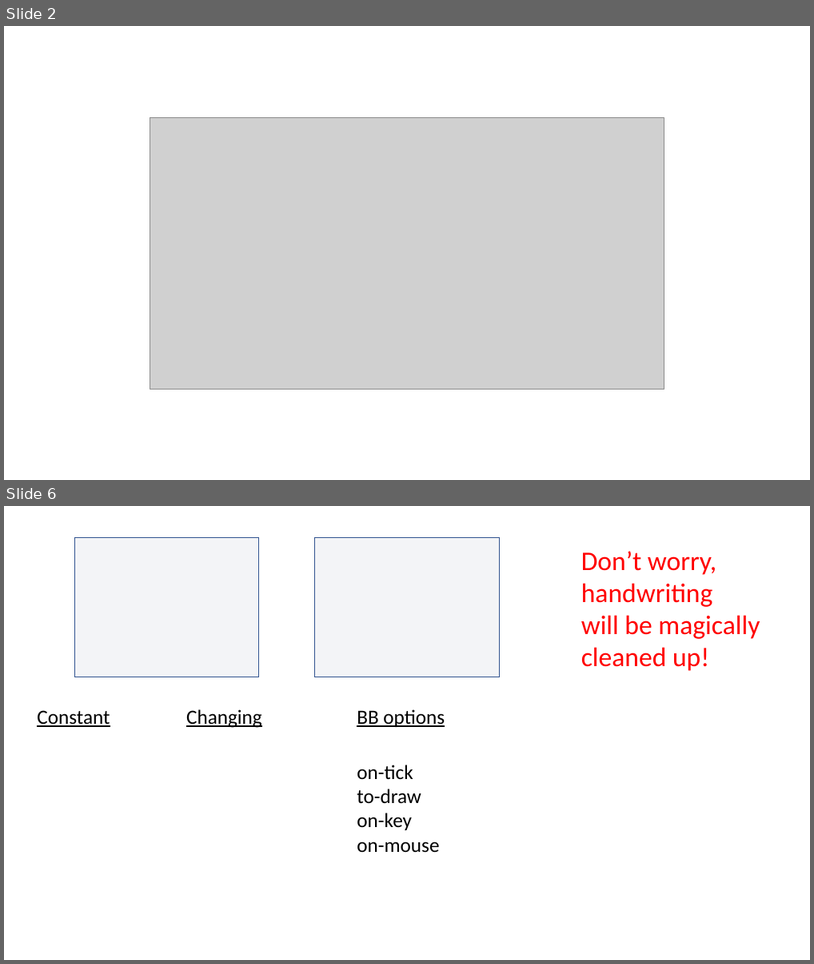
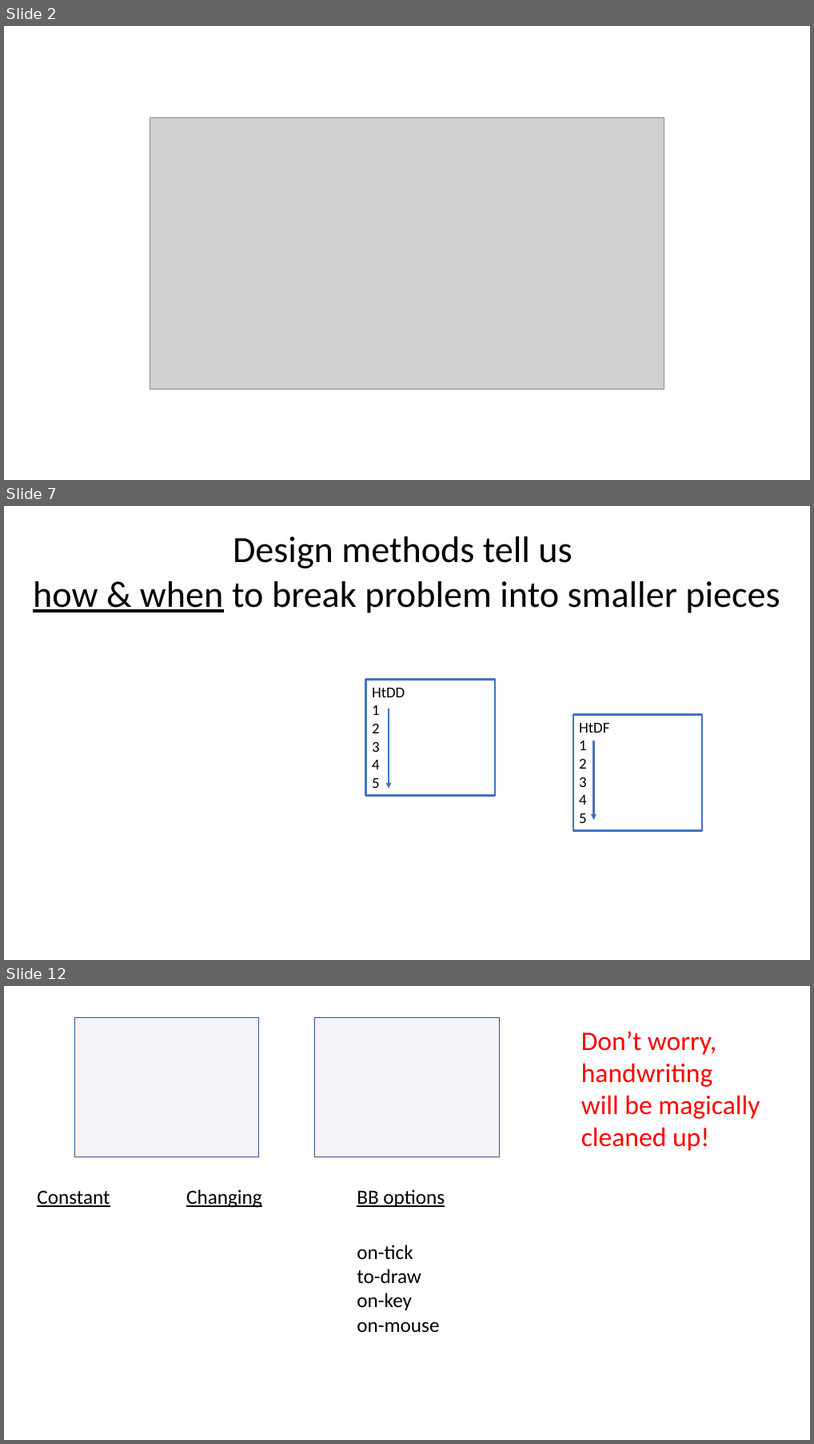
Before and after one commit to GregorKiczales/spd-materials, a slide deck: instructor/l04/l04-pad.pptx. Shown one above the other, each under a label of ours: slides 2 and 6 before the commit, slides 2, 7 and 12 after it; the slides between them are not shown. The pictures are 814x964 and 814x1444 pixels, drawn with LibreOffice and Linux fonts; fonts in the diff are those of the drawing; grey boxes stand for pictures. Boxes give left, top, right and bottom in pixels: in the first picture for what was removed or moved away, otherwise in the second. Text is boxed around its words. In the diff, an @@ line names an element or a change of style, - is before the commit and + after.

```diff
--- a/instructor/l04/l04-pad.pptx
+++ b/instructor/l04/l04-pad.pptx
@@ slide 7 added at bbox=[4, 506, 810, 960], background #FFFFFF @@
@@ text added at bbox=[33, 536, 780, 613], 44 pt, text #000000 @@
+Design methods tell us
+how & when to break problem into smaller pieces
@@ rectangle added at bbox=[366, 679, 495, 795], outline #4472C4 2.25 pt, 18 pt, text #000000 @@
+HtDD
+1
+2
+3
+4
+5
@@ arrow added from (389, 708) to (389, 788), #4472C4 2.25 pt @@
@@ rectangle added at bbox=[574, 715, 702, 831], outline #4472C4 2.25 pt, 18 pt, text #000000 @@
+HtDF
+1
+2
+3
+4
+5
@@ arrow added from (594, 740) to (594, 820), #4472C4 2.25 pt @@
@@ what was slide 6 is now slide 12 @@
```
Also in this commit, not shown: 4 slides changed, 6 other slides added, 1 other file.
